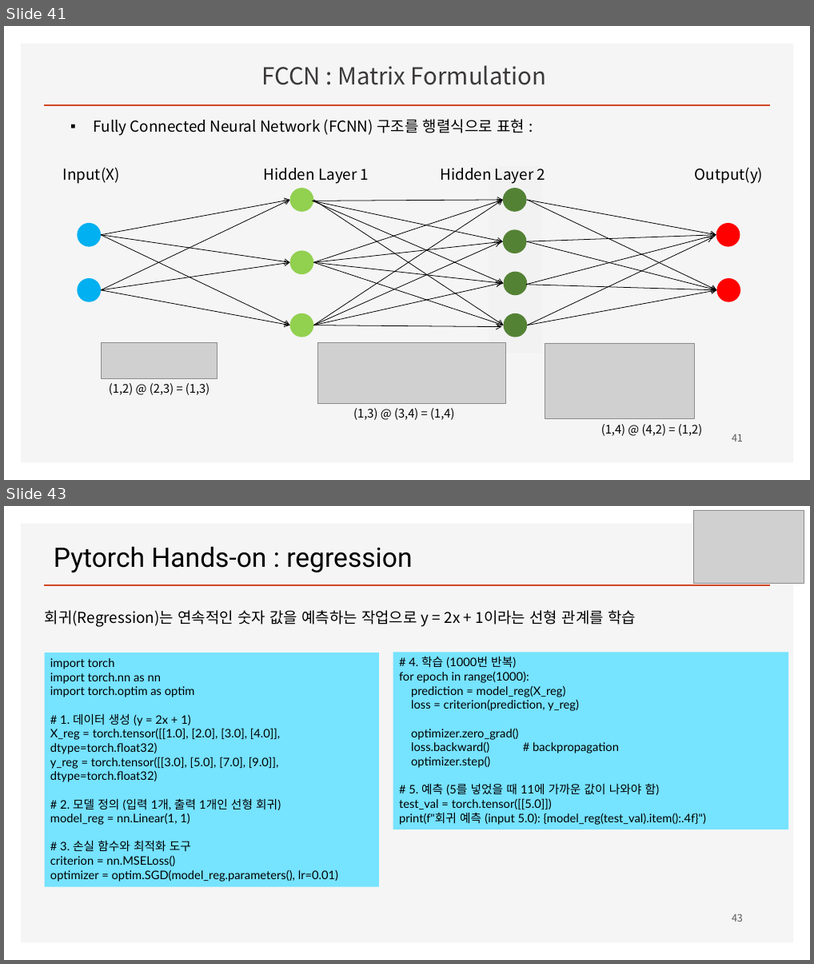
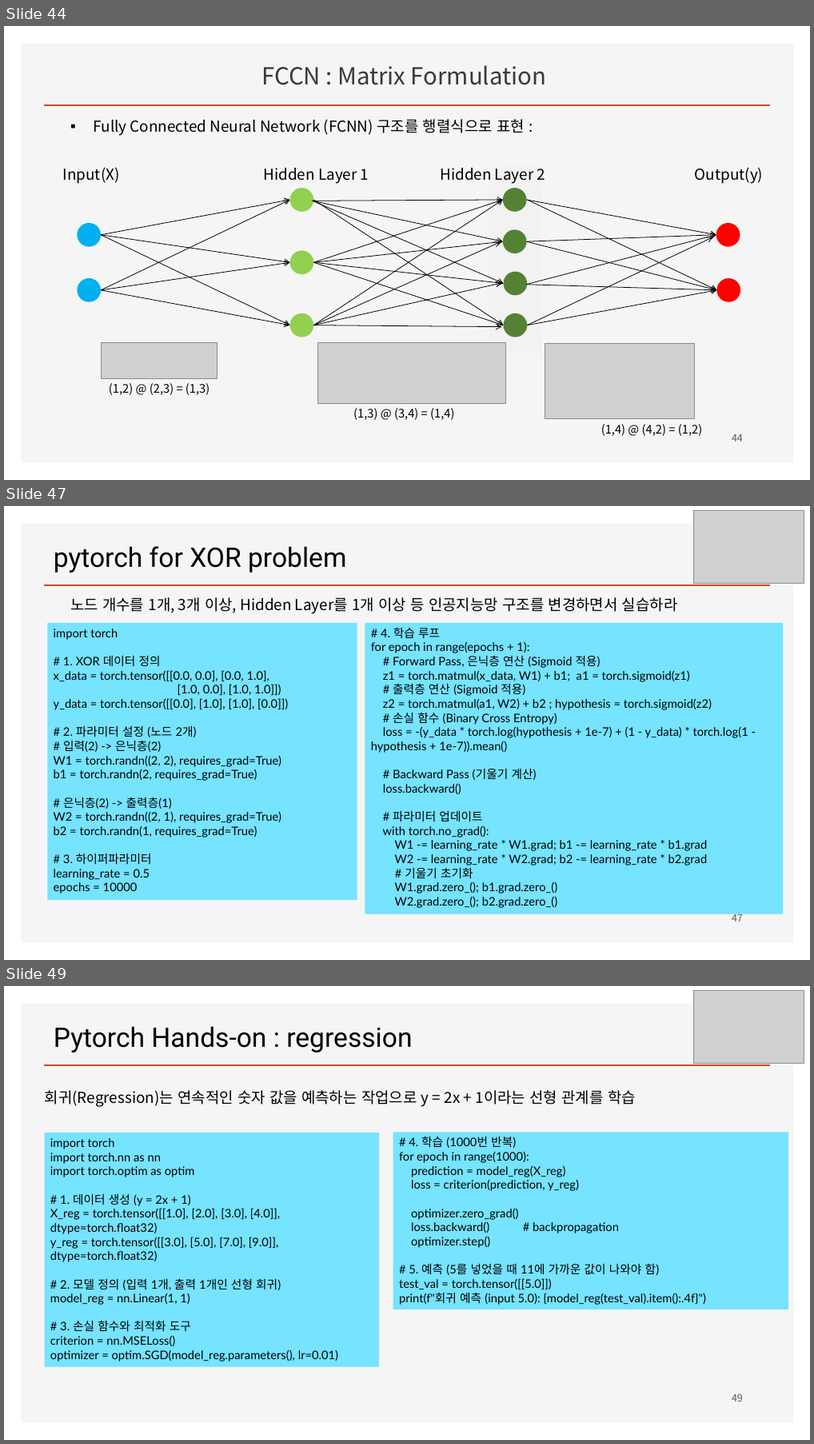
Before and after one commit to ancestor9/mathematics-for-machine-learning, a slide deck: Linear_Algebra/w4_Perceptron_Regression.pptx. Shown one above the other, each under a label of ours: slides 41 and 43 before the commit, slides 44, 47 and 49 after it; the slides between them are not shown. The pictures are 814x964 and 814x1444 pixels, drawn with LibreOffice and Linux fonts; fonts in the diff are those of the drawing; grey boxes stand for pictures; background and template pictures are left out. Boxes give left, top, right and bottom in pixels: in the first picture for what was removed or moved away, otherwise in the second. Text is boxed around its words. In the diff, an @@ line names an element or a change of style, - is before the commit and + after.

```diff
--- a/Linear_Algebra/w4_Perceptron_Regression.pptx
+++ b/Linear_Algebra/w4_Perceptron_Regression.pptx
@@ slide 47 added at (x1=4, y1=506, x2=810, y2=960), background #FFFFFF; not listed: 2 template elements that a slide beside it also shows @@
@@ picture added at (x1=694, y1=511, x2=804, y2=584) @@
@@ text added at (x1=54, y1=546, x2=346, y2=572), 32 pt, text #000000 @@
+pytorch for XOR problem
@@ text added at (x1=70, y1=597, x2=678, y2=614), 18 pt, text #000000 @@
+노드 개수를 1개, 3개 이상, Hidden Layer를 1개 이상 등 인공지능망 구조를 변경하면서 실습하라
@@ rectangle added at (x1=47, y1=623, x2=358, y2=900), fill #76E3FF, 14 pt, text #000000 @@
+import torch
+# 1. XOR 데이터 정의
+x_data = torch.tensor([[0.0, 0.0], [0.0, 1.0],
+[1.0, 0.0], [1.0, 1.0]])
+y_data = torch.tensor([[0.0], [1.0], [1.0], [0.0]])
+# 2. 파라미터 설정 (노드 2개)
+# 입력(2) -> 은닉층(2)
+W1 = torch.randn((2, 2), requires_grad=True)
+b1 = torch.randn(2, requires_grad=True)
+# 은닉층(2) -> 출력층(1)
+W2 = torch.randn((2, 1), requires_grad=True)
+b2 = torch.randn(1, requires_grad=True)
+# 3. 하이퍼파라미터
+learning_rate = 0.5
+epochs = 10000
@@ rectangle added at (x1=365, y1=623, x2=784, y2=914), fill #76E3FF, 14 pt, text #000000 @@
+# 4. 학습 루프
+for epoch in range(epochs + 1):
+# Forward Pass, 은닉층 연산 (Sigmoid 적용)
+z1 = torch.matmul(x_data, W1) + b1; a1 = torch.sigmoid(z1)
+# 출력층 연산 (Sigmoid 적용)
+z2 = torch.matmul(a1, W2) + b2 ; hypothesis = torch.sigmoid(z2)
+# 손실 함수 (Binary Cross Entropy)
+loss = -(y_data * torch.log(hypothesis + 1e-7) + (1 - y_data) * torch.log(1 - hypothesis + 1e-7)).mean()
+# Backward Pass (기울기 계산)
+loss.backward()
+# 파라미터 업데이트
+with torch.no_grad():
+W1 -= learning_rate * W1.grad; b1 -= learning_rate * b1.grad
+W2 -= learning_rate * W2.grad; b2 -= learning_rate * b2.grad
+# 기울기 초기화
+W1.grad.zero_(); b1.grad.zero_()
+W2.grad.zero_(); b2.grad.zero_()
@@ page number added at (x1=732, y1=911, x2=743, y2=921), 12 pt, text #595959 @@
+47
@@ what was slide 41 is now slide 44 @@
@@ page number at (x1=732, y1=434, x2=743, y2=441): text changed @@
-41
+44
@@ what was slide 43 is now slide 49 @@
@@ page number at (x1=732, y1=1393, x2=743, y2=1401): text changed @@
-43
+49
```
Also in this commit, not shown: 8 slides changed, 6 other slides added.
